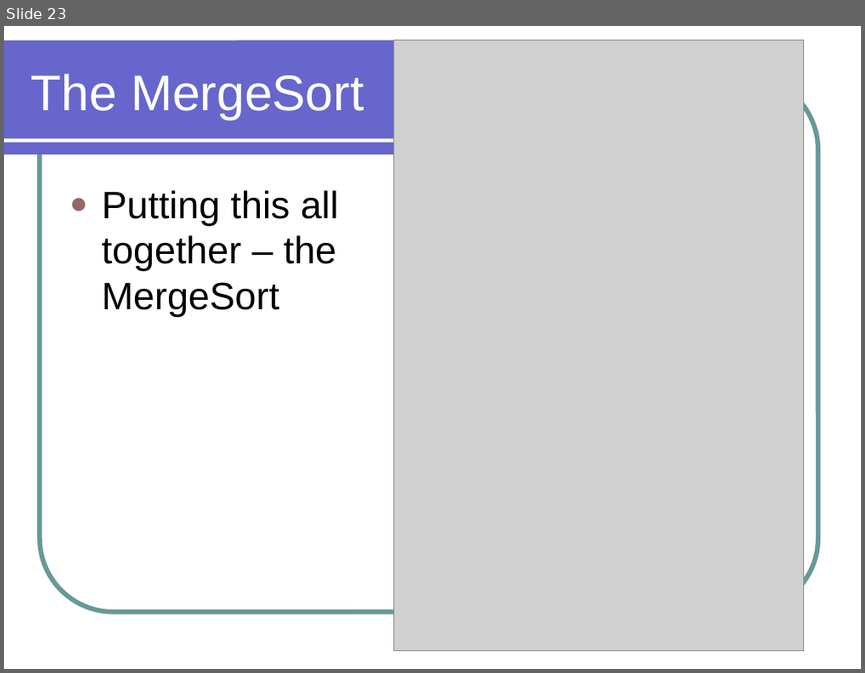
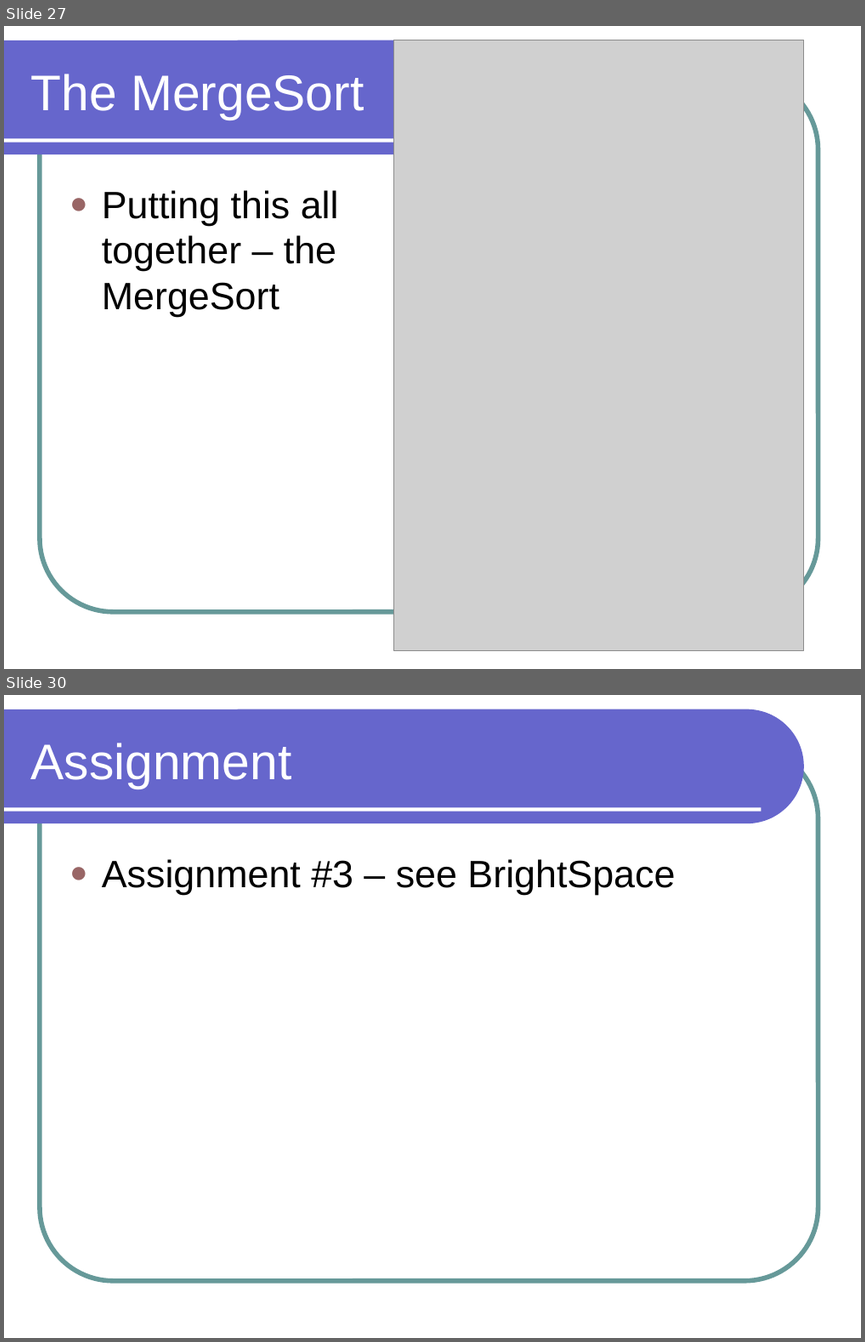
Before and after one commit to lutzhamel/CSC301, a slide deck: notes/csc301-ln013.ppt. Shown one above the other, each under a label of ours: slide 23 before the commit, slides 27 and 30 after it; the slides between them are not shown. The pictures are 865x673 and 865x1342 pixels, drawn with LibreOffice and Linux fonts; fonts in the diff are those of the drawing; grey boxes stand for pictures. Boxes give left, top, right and bottom in pixels: in the first picture for what was removed or moved away, otherwise in the second. Text is boxed around its words. In the diff, an @@ line names an element or a change of style, - is before the commit and + after.

```diff
--- a/notes/csc301-ln013.ppt
+++ b/notes/csc301-ln013.ppt
@@ slide 30 added at <box>4,695,861,1338</box>, background #FFFFFF; not listed: 3 template elements that a slide beside it also shows @@
@@ title added at <box>31,743,292,789</box>, 42 pt, text #FFFFFF @@
+Assignment
@@ text added at <box>102,859,675,895</box>, 32 pt, text #000000 @@
+● Assignment #3 – see BrightSpace
@@ what was slide 23 is now slide 27 @@
```
Also in this commit, not shown: 8 slides changed, 6 other slides added, 4 other files.
